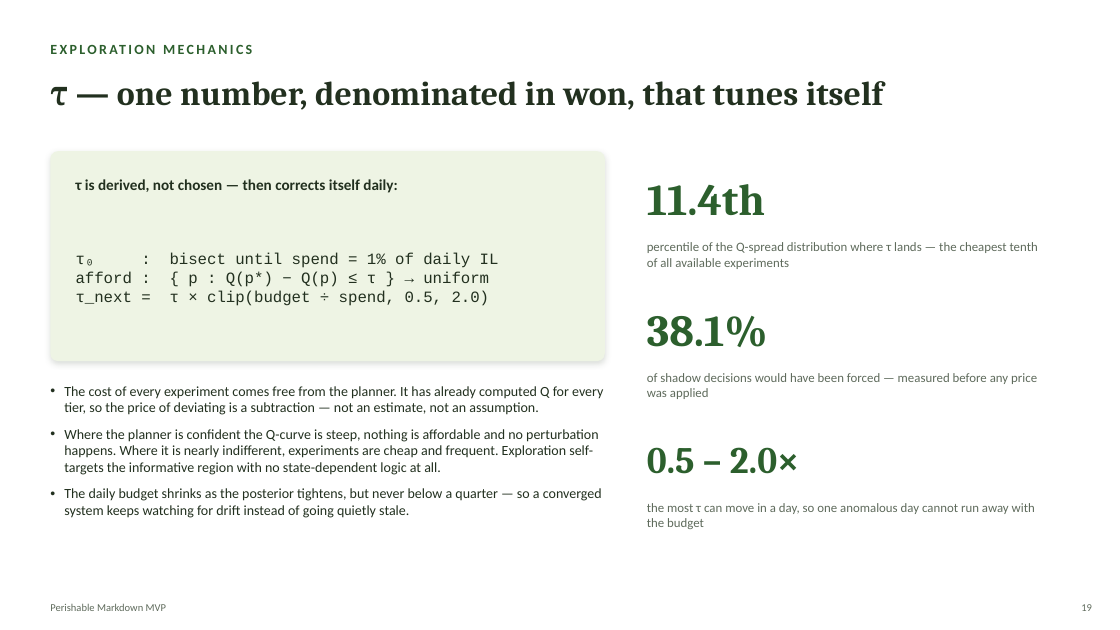
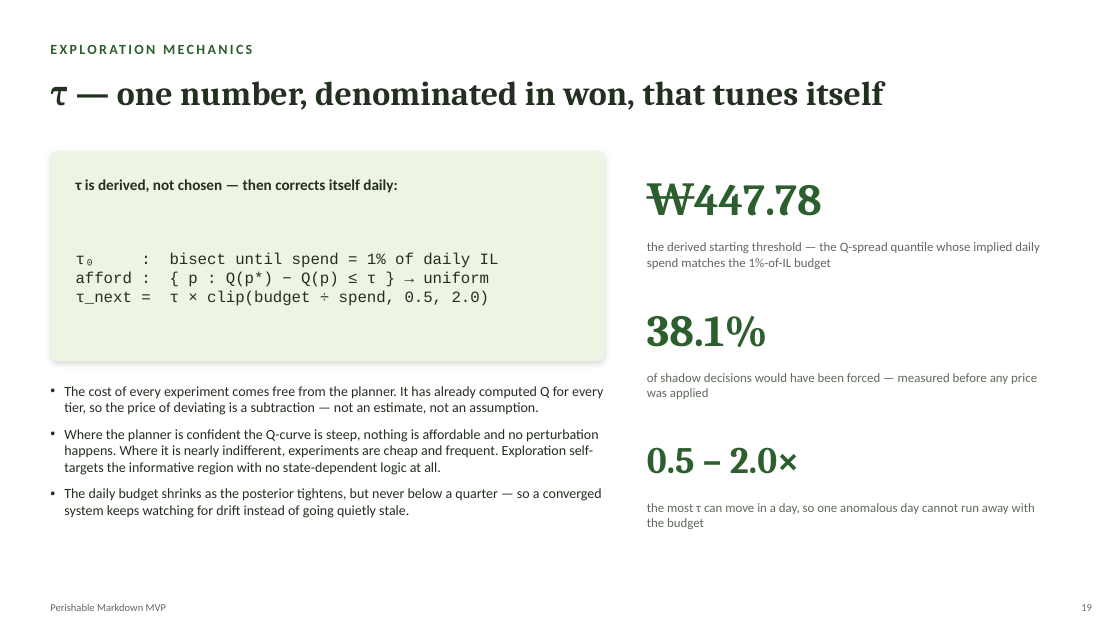
Before and after one commit to Kamalyunus/fresh-markdown, a slide deck: slide 19 of docs/perishable_markdown_tech_deck.pptx. Drawn at 1120x630 pixels with LibreOffice and Linux fonts; fonts in the diff are those of the drawing. Boxes give left, top, right and bottom in pixels: in the first picture for what was removed or moved away, otherwise in the second. Text is boxed around its words. In the diff, an @@ line names an element or a change of style, - is before the commit and + after.

```diff
--- a/docs/perishable_markdown_tech_deck.pptx
+++ b/docs/perishable_markdown_tech_deck.pptx
@@ text at [694,185,822,216]: text changed @@
-11.4th
+₩447.78
@@ text at [647,242,1040,269]: text changed @@
-percentile of the Q-spread distribution where τ lands — the cheapest tenth of all available experiments
+the derived starting threshold — the Q-spread quantile whose implied daily spend matches the 1%-of-IL budget
```
Also in this commit, not shown: 4 other slides changed, 1 other file.
